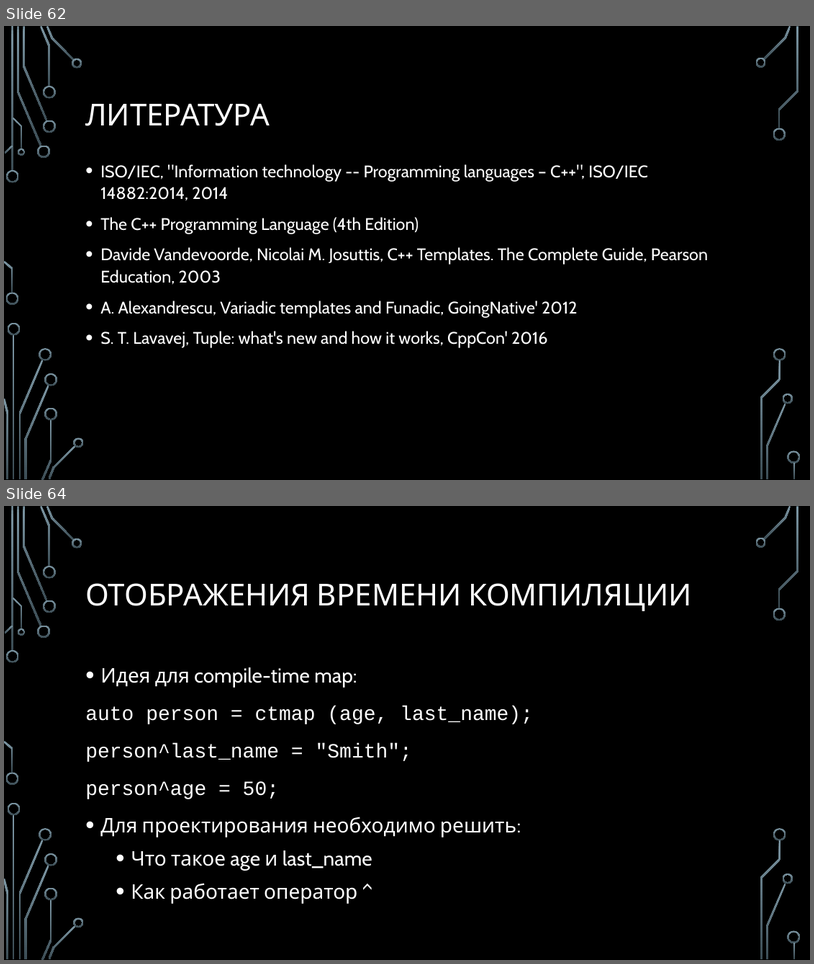
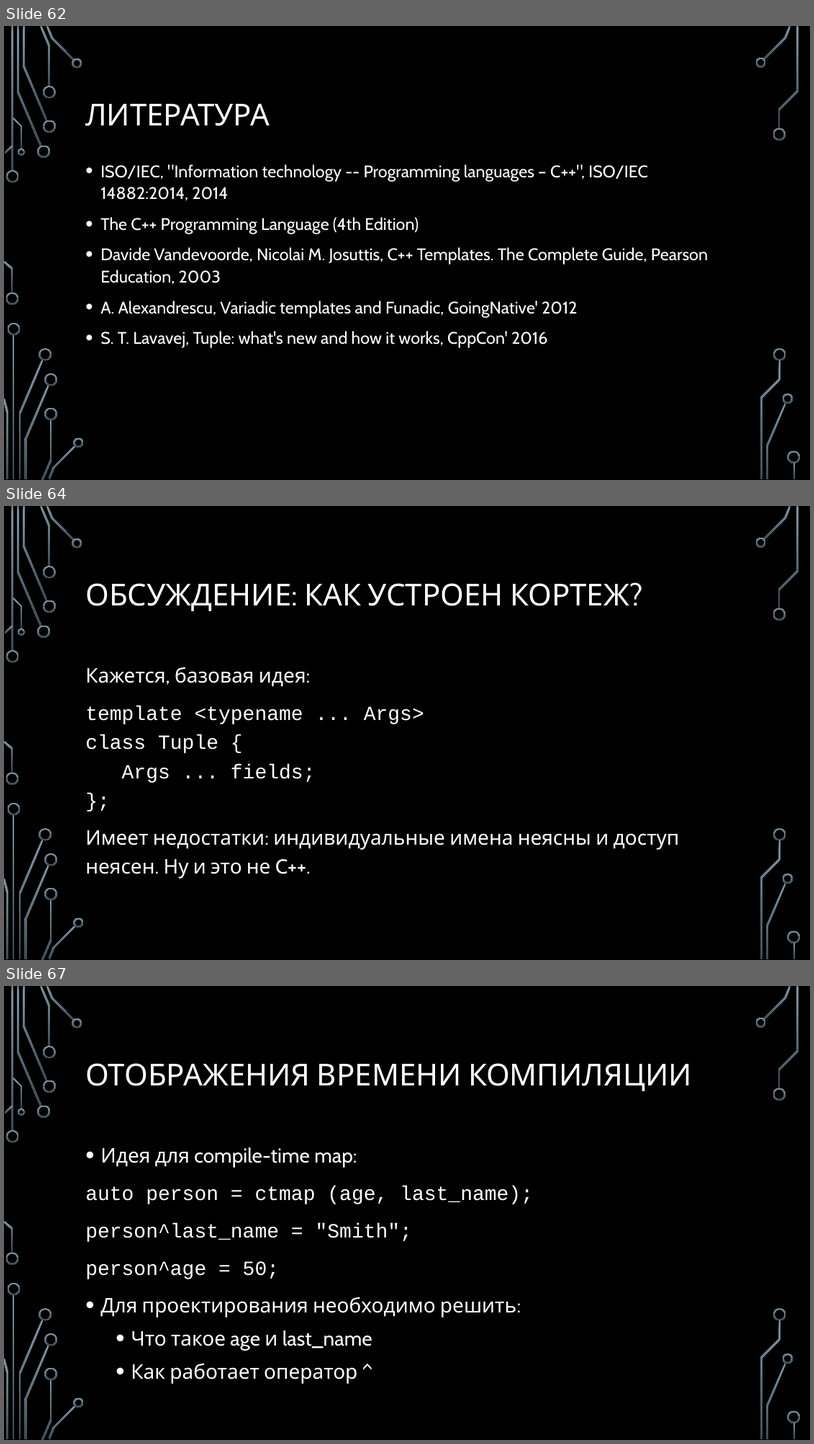
Before and after one commit to MIPT-ILab/cpp-lects-rus, a slide deck: slides/lec2-6-variadics.pptx. Shown one above the other, each under a label of ours: slides 62 and 64 before the commit, slides 62, 64 and 67 after it; the slides between them are not shown. The pictures are 814x964 and 814x1444 pixels, drawn with LibreOffice and Linux fonts; fonts in the diff are those of the drawing; background and template pictures are left out. Boxes give left, top, right and bottom in pixels: in the first picture for what was removed or moved away, otherwise in the second. Text is boxed around its words. In the diff, an @@ line names an element or a change of style, - is before the commit and + after.

```diff
--- a/slides/lec2-6-variadics.pptx
+++ b/slides/lec2-6-variadics.pptx
@@ slide 64 added at [4,506,810,960], background picture (left out); not listed: 36 template elements that a slide beside it also shows @@
@@ title added at [85,582,643,611], 36 pt, text #FFFFFF @@
+ОБСУЖДЕНИЕ: КАК УСТРОЕН КОРТЕЖ?
@@ text added at [85,667,680,878], 24 pt, text #FFFFFF @@
+Кажется, базовая идея:
+template <typename ... Args>
+class Tuple {
+Args ... fields;
+};
+Имеет недостатки: индивидуальные имена неясны и доступ неясен. Ну и это не C++.
@@ what was slide 64 is now slide 67 @@
```
Also in this commit, not shown: 9 slides changed, 2 other slides added, 56 other files.
